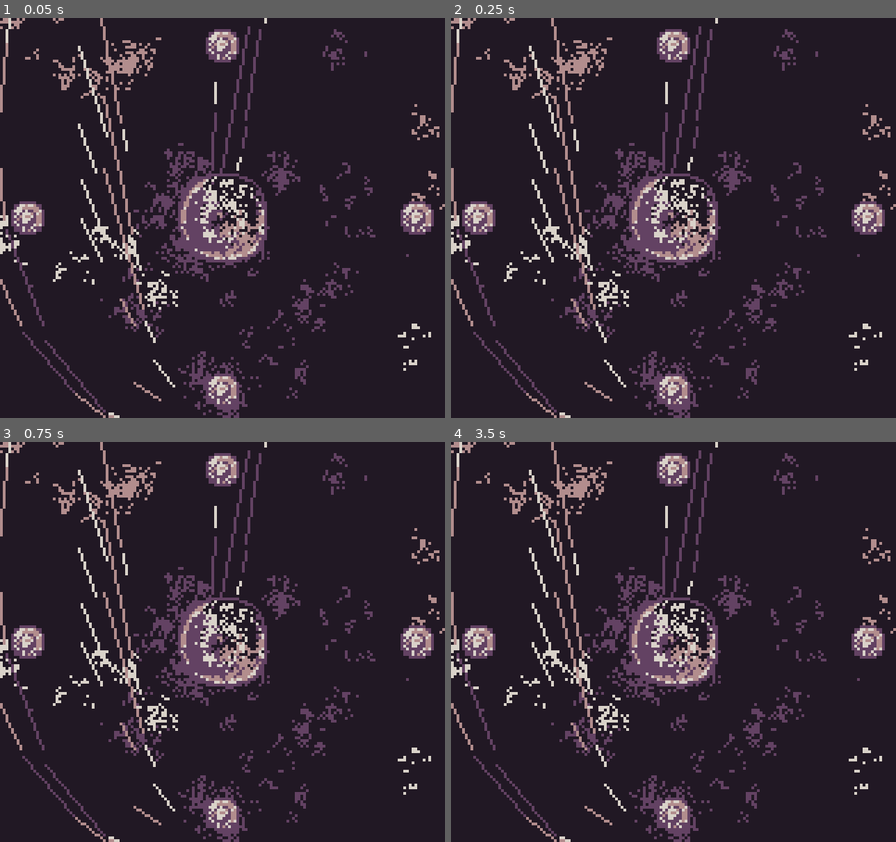
Above: before the commit, frames 1-4 (two rows, left to right).
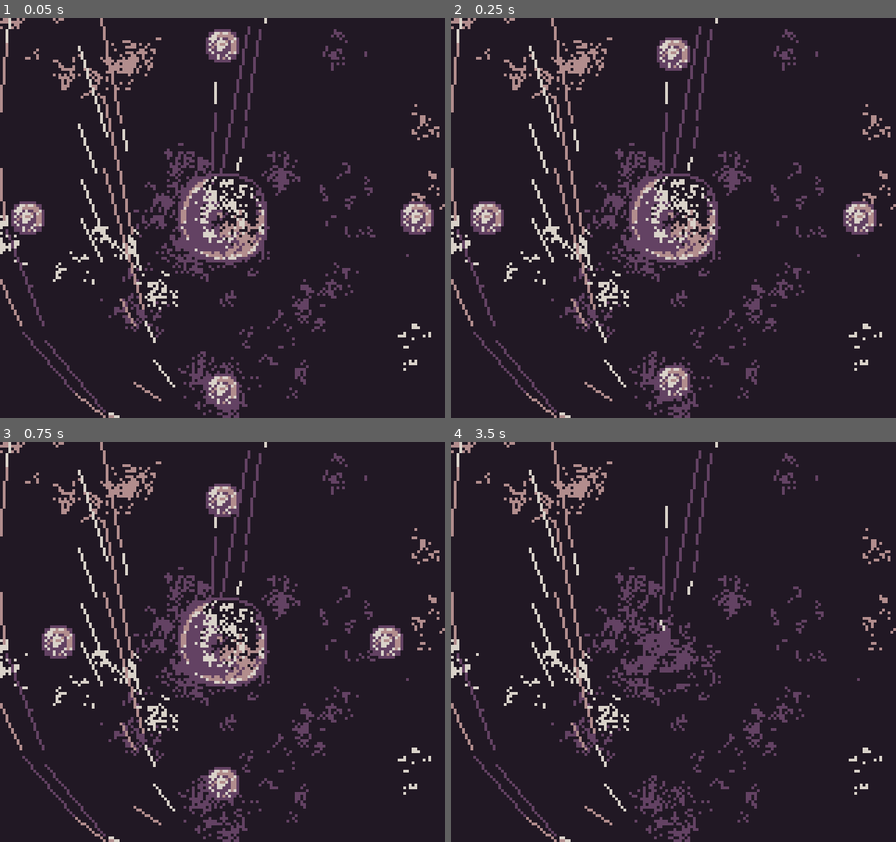
Above: after the commit, the same moments.

Repository: sym-z/gbjam-12
Game: Godot game, scene res://scenes/load_scene.tscn
Two runs of this game, one before a commit and one after it. Both use one fixed random seed, a clock stepped at 60 frames per second and the inputs below.
Inputs:
- Up to frame 1 (0.05 s): no input
- Up to frame 2 (0.25 s): no input
- Up to frame 3 (0.75 s): tap Enter (START) at 0.5 s; hold D (DPAD-RIGHT) from 0.53 s (still down); tap L (A) at 0.6 s
- Up to frame 4 (3.5 s): tap K (B) at 0.8, 1.35, 2.3, 2.85 s; release D (DPAD-RIGHT) at 1.28 s; hold S (DPAD-DOWN) 1.28-2.03 s; tap L (A) at 1.55, 2.1, 3.05 s; hold D (DPAD-RIGHT) 2.03-2.78 s; hold W (DPAD-UP) from 2.78 s (still down)

Frame 1 is identical in both runs. In frame 2, 2.0% of the frame differs, in the area x 2-98%, y 2-98%; in frame 3, 3.9%; in frame 4, 4.5%.

Commit message:
Collision, player health, despawning
enemies collide with player and despawn, player despawns when health reaches 0

Diff:
--- a/game-files/scenes/bad_guy.tscn
+++ b/game-files/scenes/bad_guy.tscn
@@ -14,8 +14,17 @@
 "speed": 5.0
 }]
 
+[sub_resource type="CircleShape2D" id="CircleShape2D_nuiqs"]
+radius = 6.0
+
 [node name="Bad Guy" type="Node2D"]
 script = ExtResource("1_qcadk")
+speed = 15
 
 [node name="AnimatedSprite2D" type="AnimatedSprite2D" parent="."]
 sprite_frames = SubResource("SpriteFrames_xfng4")
+
+[node name="Hit Box" type="Area2D" parent="." groups=["Enemies"]]
+
+[node name="CollisionShape2D" type="CollisionShape2D" parent="Hit Box"]
+shape = SubResource("CircleShape2D_nuiqs")
--- a/game-files/scenes/goodguy.tscn
+++ b/game-files/scenes/goodguy.tscn
@@ -14,8 +14,18 @@
 "speed": 5.0
 }]
 
+[sub_resource type="CircleShape2D" id="CircleShape2D_b0cfp"]
+radius = 16.0
+
 [node name="Good Guy" type="Node2D"]
 script = ExtResource("1_q0ltr")
 
 [node name="AnimatedSprite2D" type="AnimatedSprite2D" parent="."]
 sprite_frames = SubResource("SpriteFrames_v3ou4")
+
+[node name="Hurtbox" type="Area2D" parent="."]
+
+[node name="CollisionShape2D" type="CollisionShape2D" parent="Hurtbox"]
+shape = SubResource("CircleShape2D_b0cfp")
+
+[connection signal="area_entered" from="Hurtbox" to="." method="_on_hurtbox_area_entered"]
--- a/game-files/scenes/level_one.tscn
+++ b/game-files/scenes/level_one.tscn
@@ -35,12 +35,14 @@
 [node name="Markers" type="Node2D" parent="."]
 
 [node name="NORTH" type="Marker2D" parent="Markers"]
+position = Vector2(80, 0)
 
 [node name="DEBUG" type="Sprite2D" parent="Markers/NORTH"]
 visible = false
 texture = ExtResource("5_cdm3v")
 
 [node name="SOUTH" type="Marker2D" parent="Markers"]
+position = Vector2(80, 144)
 
 [node name="DEBUG" type="Sprite2D" parent="Markers/SOUTH"]
 visible = false
--- a/game-files/scripts/bad_guy.gd
+++ b/game-files/scripts/bad_guy.gd
@@ -1,6 +1,7 @@
 extends Node2D
-@export var speed : int = 0
+@export var speed : int = 5
 @export var direction : Vector2 = Vector2.ZERO
+@export var damage : int = 1
 
 func _ready():
 	pass
@@ -10,3 +11,6 @@
 
 func move(delta):
 	position += (speed * direction) * delta
+
+func destroy():
+	queue_free()
--- a/game-files/scripts/goodguy.gd
+++ b/game-files/scripts/goodguy.gd
@@ -12,6 +12,9 @@
 var sel_but : bool = false
 var srt_but : bool = false
 # # # # # # # # # # # #
+
+### PLAYER HEALTH ###
+@export var health : int = 4
 
 func _ready():
 	pass
@@ -68,3 +71,18 @@
 			print("S T A R T")
 	else:
 		srt_but = false
+
+func _on_hurtbox_area_entered(area):
+	# Check to see if collider is an enemy
+	if area.is_in_group("Enemies"):
+		# Owner grabs the root node of the tree.
+		var attacker = area.owner
+		health -= attacker.damage
+		if health <= 0:
+			die()
+		# Destroy the enemy last!
+		attacker.destroy()
+
+func die():
+	print("YOU DIED")
+	queue_free()
--- a/game-files/scripts/level_one.gd
+++ b/game-files/scripts/level_one.gd
@@ -40,10 +40,10 @@
 	pass
 func position_actors():
 	### ASSIGN VALUES FOR POSITIONING ###
-	var SCREENX = get_viewport_rect().size.x
-	var SCREENY = get_viewport_rect().size.y
-	var CENTERX = get_viewport_rect().size.x / 2
-	var CENTERY = get_viewport_rect().size.y / 2
+	SCREENX = get_viewport_rect().size.x
+	SCREENY = get_viewport_rect().size.y
+	CENTERX = get_viewport_rect().size.x / 2
+	CENTERY = get_viewport_rect().size.y / 2
 
 	### CENTER PLAYER ###
 	player.position.y = CENTERY
@@ -65,7 +65,6 @@
 	# WEST SPAWNER #
 	Wmark.position.x = -spwn_offset
 	Wmark.position.y = CENTERY
-	pass
 
 func spawn_enemies():
 	# EVENTUALLY WILL DO RANDOM SPAWN AT RANDOM TIMES, WITH SPLINES
Not shown: 1 places in game-files/scenes/bad_guy.tscn that only renumber resources
Not shown: 1 places in game-files/scenes/goodguy.tscn that only renumber resources
Not shown, changed: DESIGN.md
